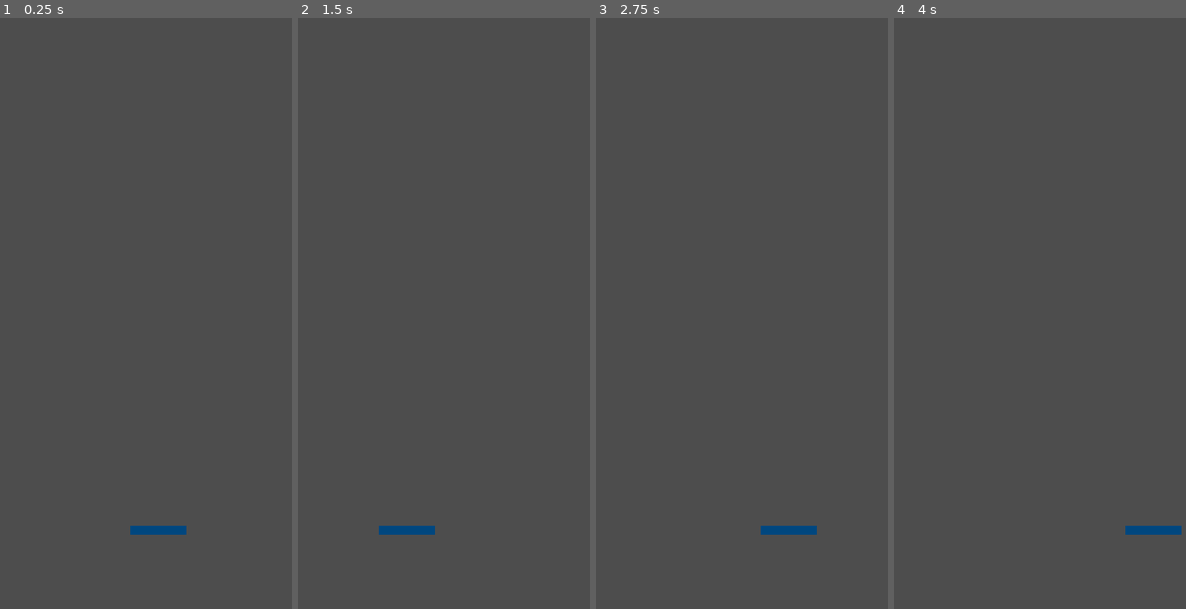
Above: before the commit, frames 1-4 (left to right).
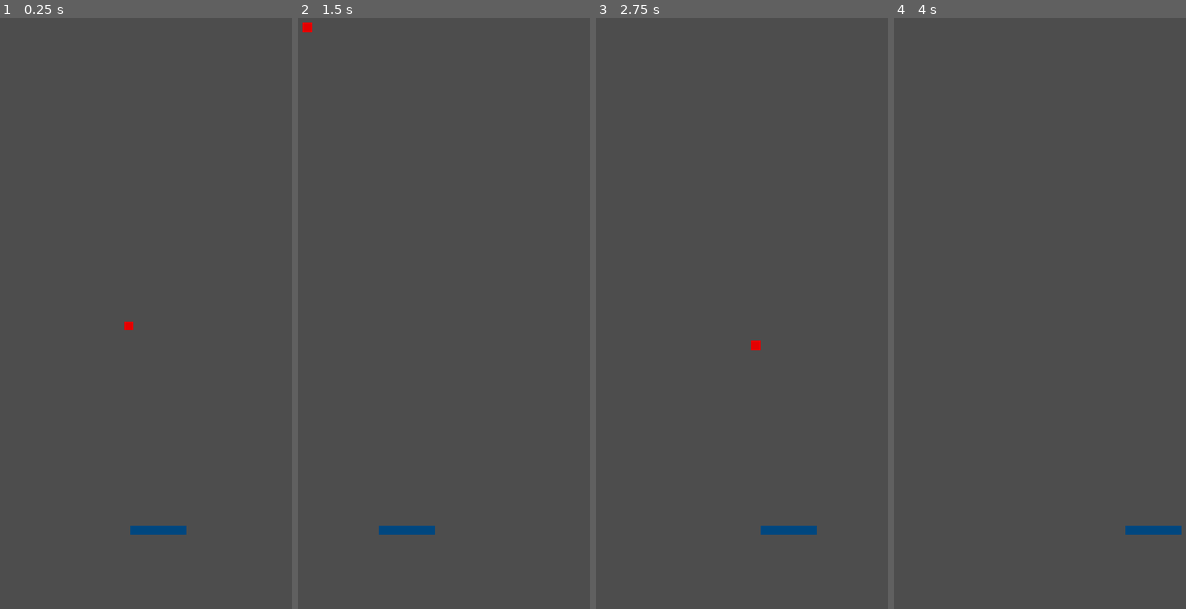
Above: after the commit, the same moments.

Repository: Dalexaaa/D-Arkanoid
Game: Godot game, scene res://src/managers/game_manager/main.tscn
Two runs of this game, one before a commit and one after it. Both use one fixed random seed, a clock stepped at 60 frames per second and the inputs below.
Inputs (mouse positions are in pixels of both pictures, inside the frame that each line leads up to):
- Up to frame 1 (0.25 s): no input
- Up to frame 2 (1.5 s): tap Enter at 0.5 s; move the mouse to (531, 283) at 0.52 s; click (531, 283) at 0.67 s; drag from (388, 343) to (441, 431) at 1.27 s
- Up to frame 3 (2.75 s): move the mouse to (788, 183) at 2.02 s; click (788, 183) at 2.17 s
- Up to frame 4 (4 s): tap Space at 2.75 s; drag from (1037, 431) to (952, 224) at 2.77 s; move the mouse to (1153, 402) at 3.52 s; click (1153, 402) at 3.67 s

The runs differ from the first frame. In frame 1, less than 0.1% of the frame differs, in the area x 42-46%, y 51-53%; in frame 2, less than 0.1%, in the area x 1-5%, y 0-3%; in frame 3, less than 0.1%; in frame 4, nothing differs.

Commit message:
feat: fisicas vectoriales de rebote para la pelota y bordes de colision

Diff:
--- /dev/null
+++ b/src/core/entities/ball.gd
@@ -0,0 +1,37 @@
+extends CharacterBody2D
+class_name Ball
+
+# ---------------------------------------------------------
+# SRP y Dependency Inversion: Maneja solo su física vectorial.
+# Emite 'ball_lost' si sale por el límite inferior.
+# ---------------------------------------------------------
+
+signal ball_lost
+
+var speed: float = 600.0
+var _screen_height: float
+
+func _ready() -> void:
+	_screen_height = get_viewport_rect().size.y
+
+	# Randomizamos para que no siempre salga en la misma dirección
+	randomize()
+	var random_x = randf_range(-0.8, 0.8)
+	var initial_direction = Vector2(random_x, -1).normalized()
+
+	velocity = initial_direction * speed
+
+func _physics_process(delta: float) -> void:
+	# move_and_collide devuelve los datos de la colisión si ocurre
+	var collision = move_and_collide(velocity * delta)
+
+	if collision:
+		# Fórmula de reflexión física usando la normal de la superficie
+		velocity = velocity.bounce(collision.get_normal())
+
+	# Verificar si cayó por debajo de la pantalla (Game Over / Pierde Vida)
+	if global_position.y > _screen_height + 50:
+		ball_lost.emit()
+		print("[Ball] Pelota perdida. Emitiendo señal ball_lost.")
+		queue_free() # Destruye el nodo temporalmente para evitar errores
+		set_physics_process(false)
--- /dev/null
+++ b/src/core/entities/ball.tscn
@@ -0,0 +1,18 @@
+[gd_scene format=3 uid="uid://o8wfe35fb15t"]
+
+[ext_resource type="Script" uid="uid://dm0qf3057m7y" path="res://src/core/entities/ball.gd" id="1_xhu45"]
+
+[sub_resource type="RectangleShape2D" id="RectangleShape2D_ocpth"]
+
+[node name="Ball" type="CharacterBody2D" unique_id=1002685892]
+script = ExtResource("1_xhu45")
+
+[node name="ColorRect" type="ColorRect" parent="." unique_id=1125909861]
+offset_left = -10.0
+offset_top = -10.0
+offset_right = 10.0
+offset_bottom = 10.0
+color = Color(0.89827543, 2.5990605e-06, 1.2513996e-06, 1)
+
+[node name="CollisionShape2D" type="CollisionShape2D" parent="." unique_id=1524135527]
+shape = SubResource("RectangleShape2D_ocpth")
--- a/src/managers/game_manager/main.tscn
+++ b/src/managers/game_manager/main.tscn
@@ -2,9 +2,36 @@
 
 [ext_resource type="Script" uid="uid://6bem5i57x5uw" path="res://src/managers/game_manager/main.gd" id="1_rq5ur"]
 [ext_resource type="PackedScene" uid="uid://dnr0xofpbl4ti" path="res://src/core/entities/paddle.tscn" id="2_vw0e3"]
+[ext_resource type="PackedScene" uid="uid://o8wfe35fb15t" path="res://src/core/entities/ball.tscn" id="3_kn3t6"]
+
+[sub_resource type="RectangleShape2D" id="RectangleShape2D_ocpth"]
+size = Vector2(20, 1280)
+
+[sub_resource type="RectangleShape2D" id="RectangleShape2D_tc1qq"]
+size = Vector2(20, 1280)
+
+[sub_resource type="RectangleShape2D" id="RectangleShape2D_rkhby"]
+size = Vector2(720, 20)
 
 [node name="Main" type="Node2D" unique_id=382989425]
 script = ExtResource("1_rq5ur")
 
 [node name="Paddle" parent="." unique_id=1545866025 instance=ExtResource("2_vw0e3")]
 position = Vector2(360, 1100)
+
+[node name="Borders" type="StaticBody2D" parent="." unique_id=905057915]
+
+[node name="Pared Izq" type="CollisionShape2D" parent="Borders" unique_id=229926392]
+position = Vector2(-10, 640)
+shape = SubResource("RectangleShape2D_ocpth")
+
+[node name="Pared Derecha" type="CollisionShape2D" parent="Borders" unique_id=252986811]
+position = Vector2(730, 640)
+shape = SubResource("RectangleShape2D_tc1qq")
+
+[node name="Techo" type="CollisionShape2D" parent="Borders" unique_id=192976528]
+position = Vector2(360, -10)
+shape = SubResource("RectangleShape2D_rkhby")
+
+[node name="Ball" parent="." unique_id=1002685892 instance=ExtResource("3_kn3t6")]
+position = Vector2(360, 800)
Not shown, added: src/core/entities/ball.gd.uid
